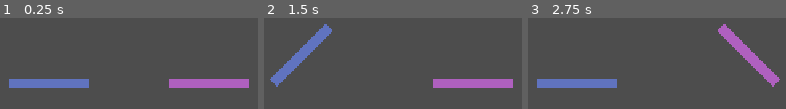
Above: before the commit, frames 1-3 (left to right).
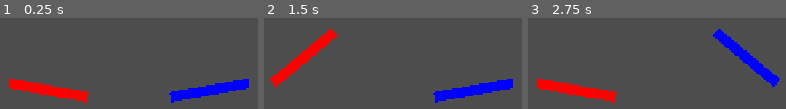
Above: after the commit, the same moments.

Repository: connorberkovics/GD-pinball
Game: Godot game, scene res://Scenes/pinball_table.tscn
Same seed, same stepped clock (60 frames per second), same inputs: the game is played once before the commit and once after it.
Inputs:
- Up to frame 1 (0.25 s): no input
- Up to frame 2 (1.5 s): tap Enter at 0.5 s; hold D (right_flipper) 0.53-1.28 s; tap Space at 1.25 s; hold A (left_flipper) from 1.28 s (still down)
- Up to frame 3 (2.75 s): tap Enter at 2 s; release A (left_flipper) at 2.03 s; hold D (right_flipper) from 2.03 s (still down)

The runs differ from the first frame. In frame 1, 11% of the frame differs, in the area x 3-97%, y 67-94%; in frame 2, 9.9%; in frame 3, 9.9%.

Commit message:
refactored flippers

Diff:
--- a/Scenes/flipper_scene.tscn
+++ b/Scenes/flipper_scene.tscn
@@ -10,6 +10,7 @@
 
 [node name="LeftFlipper" type="RigidBody2D" parent="." unique_id=1662137882]
 position = Vector2(-192, 0)
+rotation = 0.2618125
 freeze = true
 freeze_mode = 1
 metadata/_edit_group_ = true
@@ -26,6 +27,7 @@
 
 [node name="RightFlipper" type="RigidBody2D" parent="." unique_id=10985071]
 position = Vector2(192, 0)
+rotation = -0.2617994
 freeze = true
 freeze_mode = 1
 metadata/_edit_group_ = true
--- /dev/null
+++ b/Scenes/left_flipper.tscn
@@ -0,0 +1,20 @@
+[gd_scene format=3 uid="uid://ddxhei63ah51x"]
+
+[ext_resource type="Script" uid="uid://b4ww065hy4nl1" path="res://Scripts/left_flipper.gd" id="1_wwp3a"]
+
+[sub_resource type="RectangleShape2D" id="RectangleShape2D_dbrvp"]
+size = Vector2(128, 16)
+
+[node name="LeftFlipper" type="RigidBody2D" unique_id=302824521]
+script = ExtResource("1_wwp3a")
+flip_input_action = "left_flipper"
+
+[node name="ColorRect" type="ColorRect" parent="." unique_id=1160241834]
+offset_top = -8.0
+offset_right = 128.0
+offset_bottom = 8.0
+color = Color(1, 0, 0, 1)
+
+[node name="CollisionShape2D" type="CollisionShape2D" parent="." unique_id=135512471]
+position = Vector2(64, 0)
+shape = SubResource("RectangleShape2D_dbrvp")
--- a/Scenes/pinball_table.tscn
+++ b/Scenes/pinball_table.tscn
@@ -1,10 +1,17 @@
 [gd_scene format=3 uid="uid://ck6vnlx7f7mnh"]
 
-[ext_resource type="PackedScene" uid="uid://cfn7oc8tel2iy" path="res://Scenes/flipper_scene.tscn" id="1_h6ha7"]
+[ext_resource type="PackedScene" uid="uid://ddxhei63ah51x" path="res://Scenes/left_flipper.tscn" id="1_m4si6"]
+[ext_resource type="PackedScene" uid="uid://c7c3xgx5al7fv" path="res://Scenes/right_flipper.tscn" id="2_je4ao"]
 
 [node name="PinballTable" type="Node2D" unique_id=538549802]
 
 [node name="Camera2D" type="Camera2D" parent="." unique_id=2045938440]
 position = Vector2(0, -319)
 
-[node name="FlipperManager" parent="." unique_id=1968591727 instance=ExtResource("1_h6ha7")]
+[node name="LeftFlipper" parent="." unique_id=302824521 instance=ExtResource("1_m4si6")]
+position = Vector2(-192, 0)
+rotation = 0.17453292
+
+[node name="RightFlipper" parent="." unique_id=893228446 instance=ExtResource("2_je4ao")]
+position = Vector2(192, 0)
+rotation = -0.17453292
--- /dev/null
+++ b/Scenes/right_flipper.tscn
@@ -0,0 +1,21 @@
+[gd_scene format=3 uid="uid://c7c3xgx5al7fv"]
+
+[ext_resource type="Script" uid="uid://cltogj3fkguym" path="res://Scripts/right_flipper.gd" id="1_avtio"]
+
+[sub_resource type="RectangleShape2D" id="RectangleShape2D_dbrvp"]
+size = Vector2(128, 16)
+
+[node name="RightFlipper" type="RigidBody2D" unique_id=302824521]
+script = ExtResource("1_avtio")
+direction = 1.0
+flip_input_action = "right_flipper"
+
+[node name="ColorRect" type="ColorRect" parent="." unique_id=1160241834]
+offset_left = -128.0
+offset_top = -8.0
+offset_bottom = 8.0
+color = Color(0, 0, 1, 1)
+
+[node name="CollisionShape2D" type="CollisionShape2D" parent="." unique_id=135512471]
+position = Vector2(-64, 0)
+shape = SubResource("RectangleShape2D_dbrvp")
--- a/Scripts/flipper.gd
+++ b/Scripts/flipper.gd
@@ -2,36 +2,43 @@
 class_name Flipper
 
 
-@export var flip_degrees: float = 45.0
-@export var flip_force: float = 700.0
+@export_range(-1.0, 1.0, 2.0) var direction: float = -1.0
+@export var flip_degrees: float = 50.0
+@export var flip_speed: float = 800.0
+@export var flip_input_action: String = ""
 
-@onready var start_angle := rotation_degrees
-@onready var target_angle := start_angle - flip_degrees
+@onready var start_rotation := rotation_degrees
+@onready var target_rotation := rotation_degrees + flip_degrees * direction
+
+
+func _ready() -> void:
+	# Set RB2D properties on first frame
+	_set_rb2d_properties()
 
 
 func _physics_process(delta: float) -> void:
-	var rotation_value := rotation_degrees
-	_handle_left_flip(flip_force * delta)
+	# Get current rotation angle
+	var current_rotation := rotation_degrees
 
-	if Input.is_action_pressed("left_flipper"):
-		if rotation_value > target_angle:
-			rotation_value -= flip_force * delta
-		elif rotation_value <= target_angle:
-			rotation_value = target_angle
+	# Rotate when input is detected
+	if Input.is_action_pressed(flip_input_action):
+		current_rotation = move_toward(
+				current_rotation,
+				target_rotation,
+				flip_speed * delta
+		)
 	else:
-		if rotation_value < start_angle:
-			rotation_value += flip_force * delta
-		elif rotation_value >= start_angle:
-			rotation_value = start_angle
+		current_rotation = move_toward(
+				current_rotation,
+				start_rotation,
+				flip_speed * delta
+		)
 
-	rotation_degrees = rotation_value
+	# Set rotation angle
+	rotation_degrees = current_rotation
 
 
-func _handle_left_flip(rotate_speed: float) -> void:
-	var rotation_value := rotation_degrees
-
-	if Input.is_action_pressed("left_flipper"):
-		if rotation_value > target_angle:
-			rotation_value -= rotate_speed
-		elif rotation_value <= target_angle:
-			rotation_value = target_angle
+func _set_rb2d_properties() -> void:
+	gravity_scale = 0.0
+	freeze = true
+	freeze_mode = RigidBody2D.FREEZE_MODE_KINEMATIC
--- /dev/null
+++ b/Scripts/left_flipper.gd
@@ -0,0 +1 @@
+extends Flipper
--- /dev/null
+++ b/Scripts/right_flipper.gd
@@ -0,0 +1 @@
+extends Flipper
Not shown, added: Scripts/left_flipper.gd.uid
Not shown, added: Scripts/right_flipper.gd.uid
